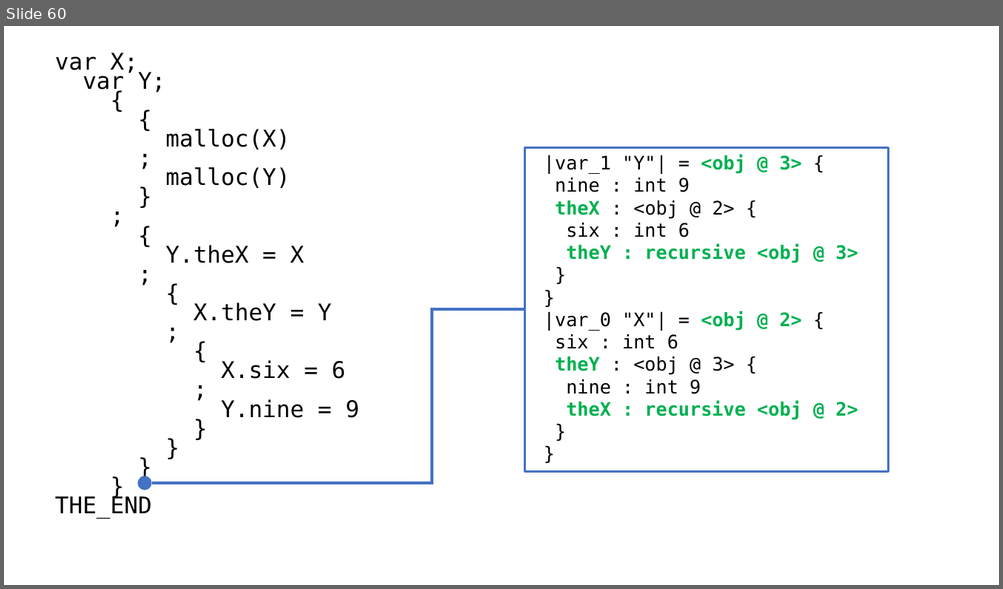
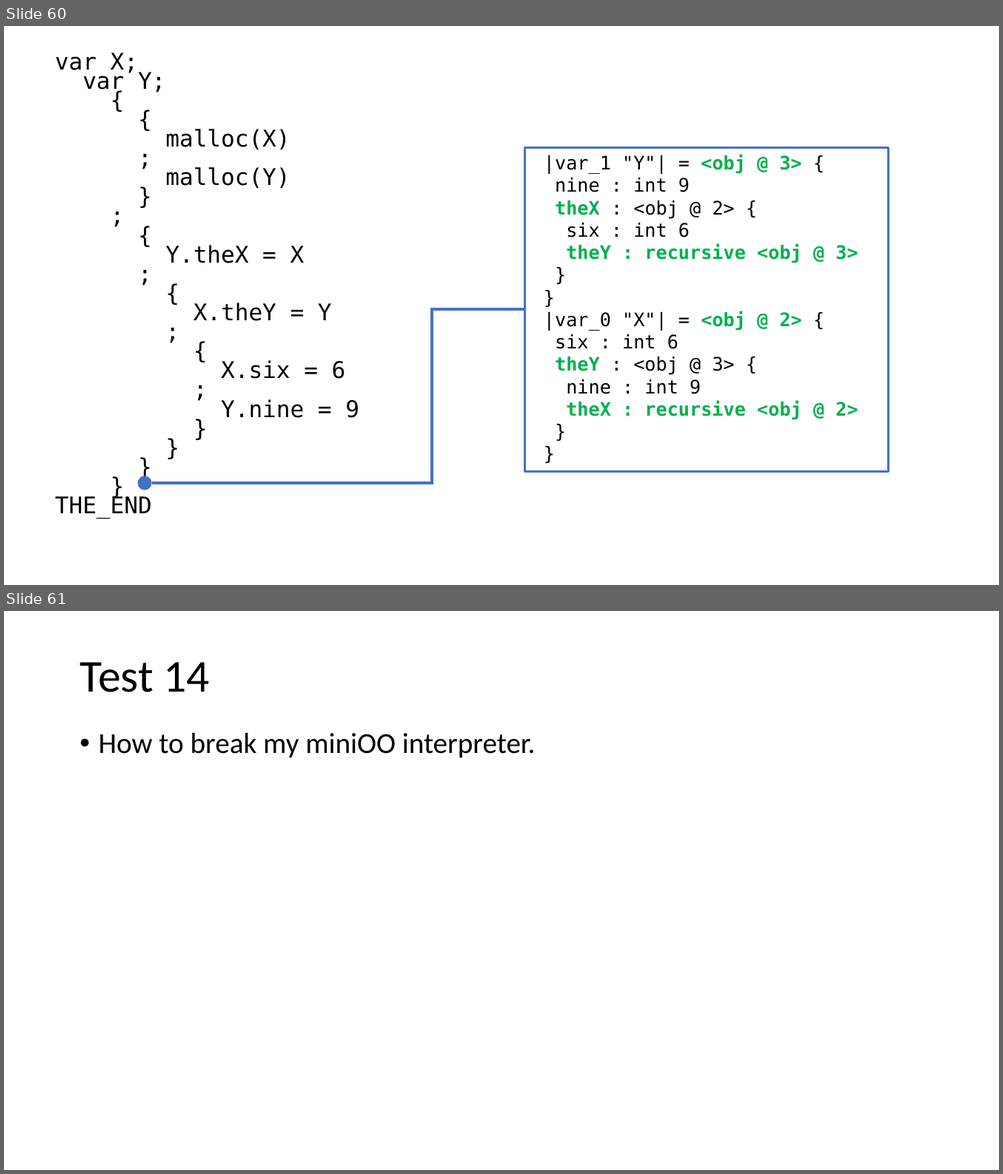
Before and after one commit to Daniel-Chin/HPL, a slide deck: miniOO/report.pptx. Shown one above the other, each under a label of ours: slide 60 before the commit, slides 60 and 61 after it. The pictures are 1003x589 and 1003x1174 pixels, drawn with LibreOffice and Linux fonts; fonts in the diff are those of the drawing. Boxes give left, top, right and bottom in pixels: in the first picture for what was removed or moved away, otherwise in the second. Text is boxed around its words. In the diff, an @@ line names an element or a change of style, - is before the commit and + after.

```diff
--- a/miniOO/report.pptx
+++ b/miniOO/report.pptx
@@ slide 61 added at bbox=[4, 611, 999, 1170], background #FFFFFF @@
@@ title added at bbox=[79, 662, 210, 692], 44 pt, text #000000 @@
+Test 14
@@ text added at bbox=[99, 732, 535, 758], 28 pt, text #000000 @@
+• How to break my miniOO interpreter.
```
Also in this commit, not shown: 3 other slides added, 10 other files.
